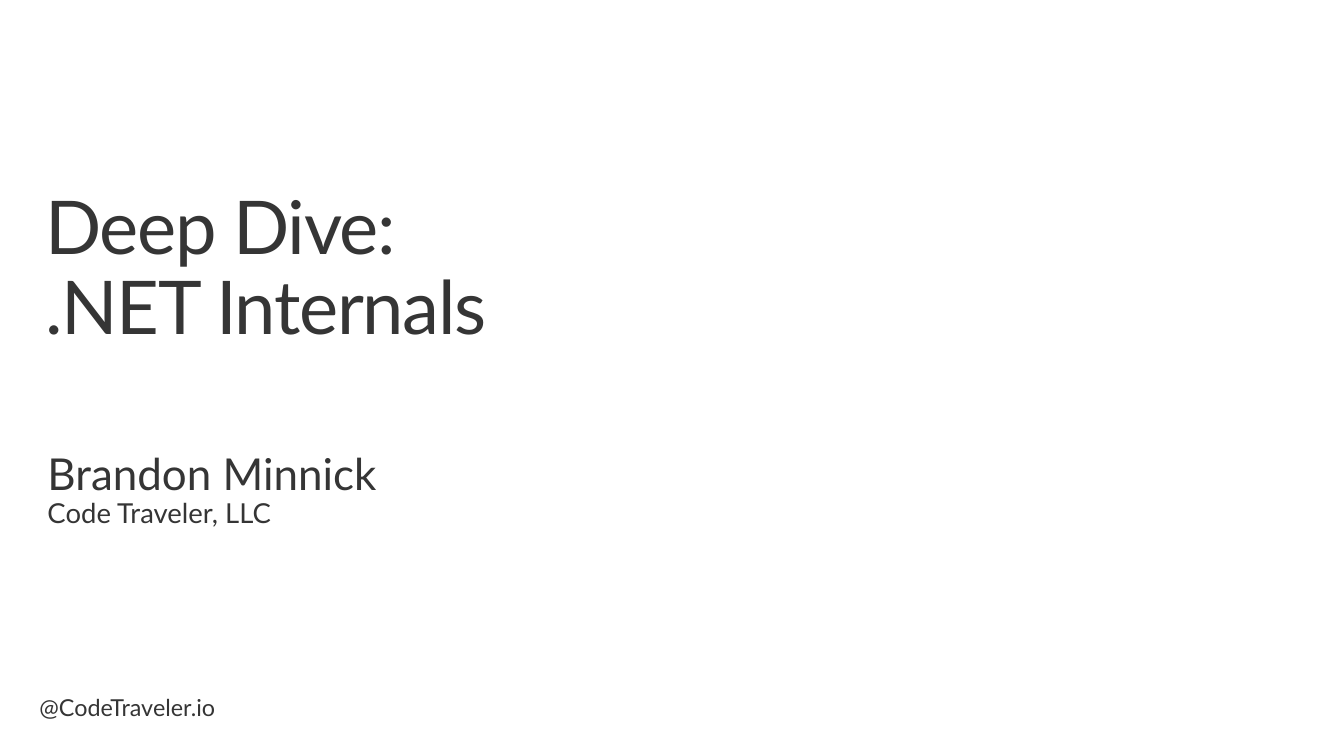
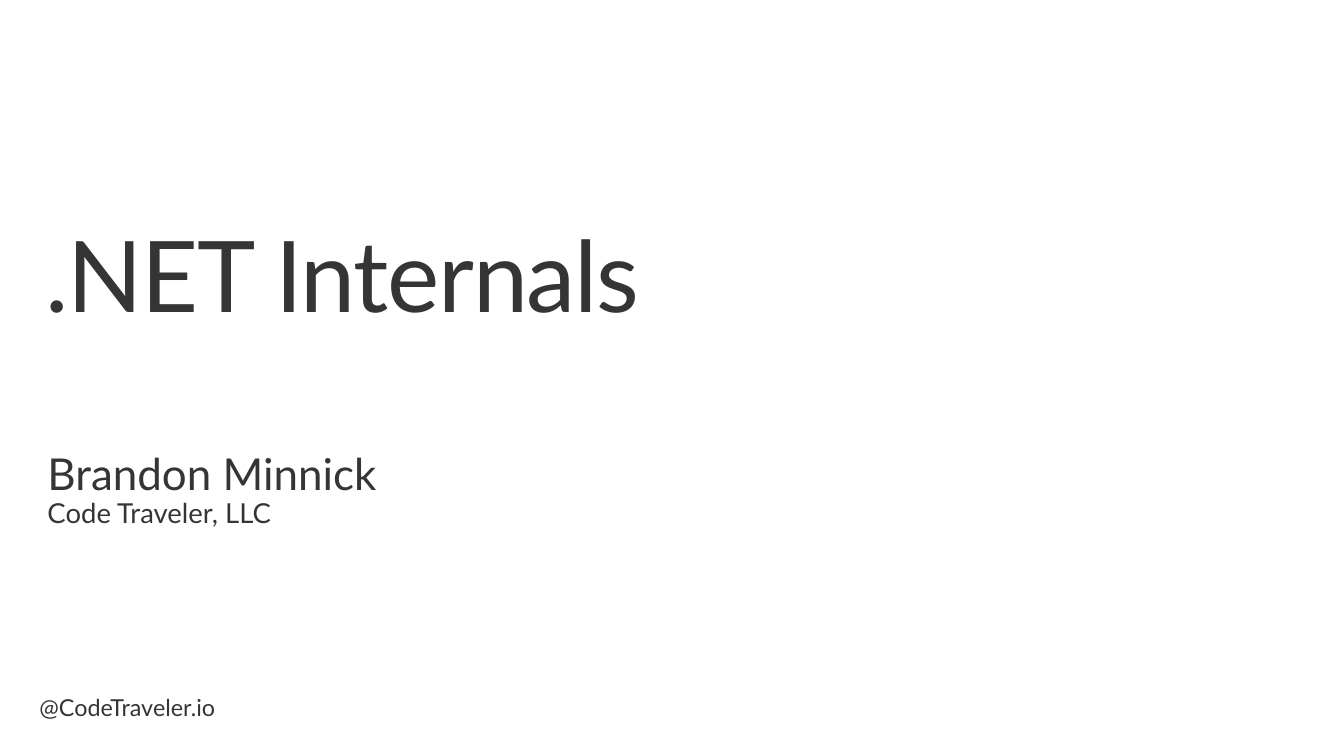
Before and after one commit to TheCodeTraveler/BecomeAnExpertWithAsyncAwait, a slide deck: slide 1 of 3. .NET Internals/Internals.pptx. Drawn at 1344x756 pixels with LibreOffice and Linux fonts; fonts in the diff are those of the drawing; background and template pictures are left out. Boxes give left, top, right and bottom in pixels: in the first picture for what was removed or moved away, otherwise in the second. Text is boxed around its words. In the diff, an @@ line names an element or a change of style, - is before the commit and + after.

```diff
--- a/3. .NET Internals/Internals.pptx
+++ b/3. .NET Internals/Internals.pptx
@@ title at bbox=[45, 239, 639, 313]: text changed; size 54 to 72 pt @@
-Deep Dive:
-.NET Internals
+.NET Internals
```
Also in this commit, not shown: 1 other file.
